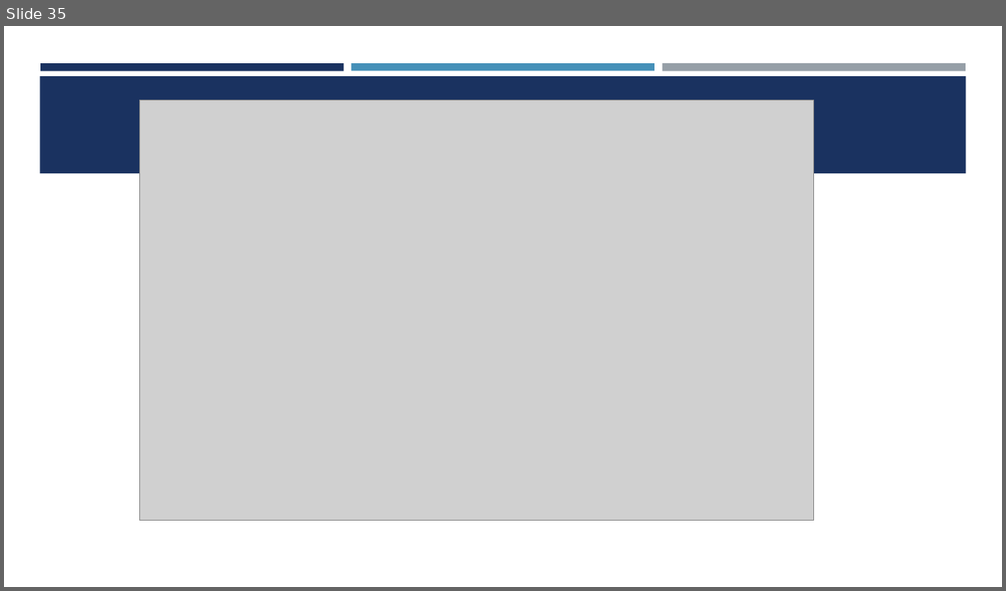
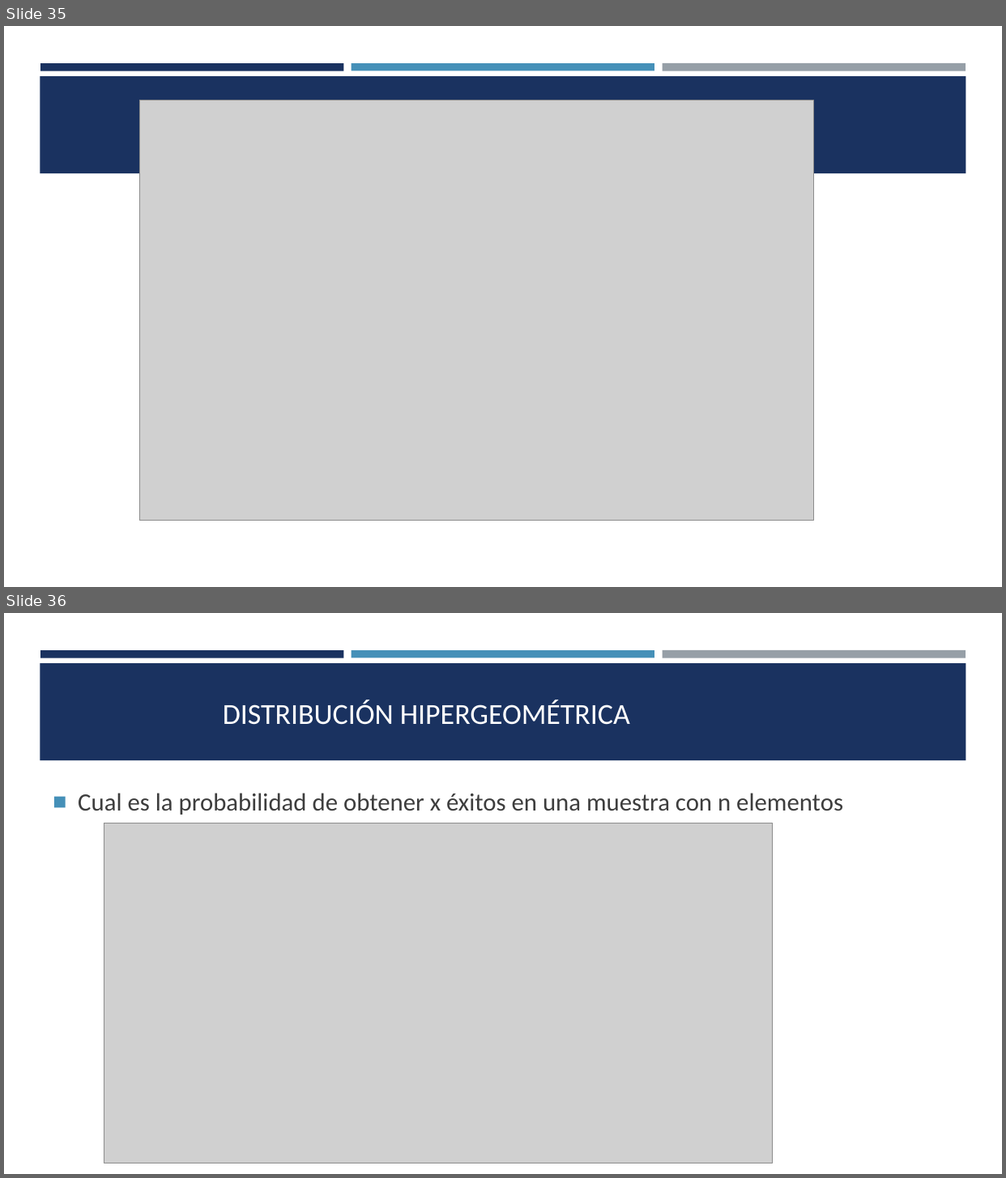
Before and after one commit to estadisticaITM/estadisticaITM.github.io, a slide deck: ITM_VAD_EBX.pptx. Shown one above the other, each under a label of ours: slide 35 before the commit, slides 35 and 36 after it. The pictures are 1006x591 and 1006x1178 pixels, drawn with LibreOffice and Linux fonts; fonts in the diff are those of the drawing; grey boxes stand for pictures. Boxes give left, top, right and bottom in pixels: in the first picture for what was removed or moved away, otherwise in the second. Text is boxed around its words. In the diff, an @@ line names an element or a change of style, - is before the commit and + after.

```diff
--- a/ITM_VAD_EBX.pptx
+++ b/ITM_VAD_EBX.pptx
@@ slide 36 added at (4,613,1002,1174), background #FFFFFF; not listed: 4 template elements that a slide beside it also shows @@
@@ title added at (223,700,630,725), 28 pt, text #FFFFFF @@
+DISTRIBUCIÓN HIPERGEOMÉTRICA
@@ text added at (78,793,843,815), 24 pt, text #3D3D3D @@
+■ Cual es la probabilidad de obtener x éxitos en una muestra con n elementos
@@ picture added at (104,824,773,1164) @@
```
Also in this commit, not shown: 34 other slides added, 15 other files.
